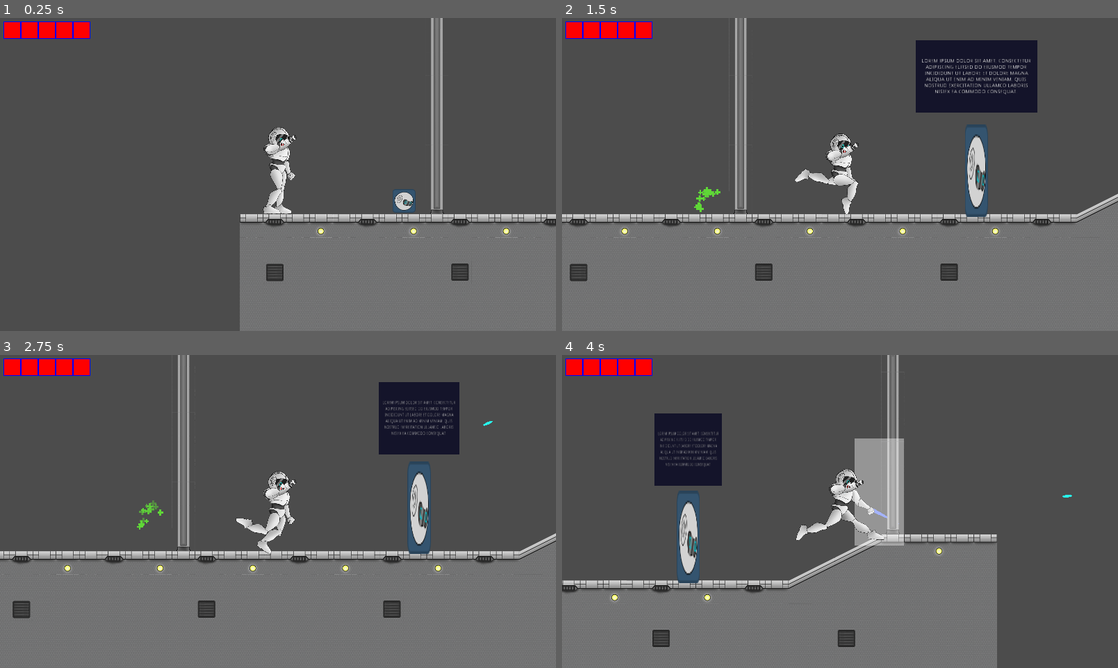
Above: before the commit, frames 1-4 (two rows, left to right).
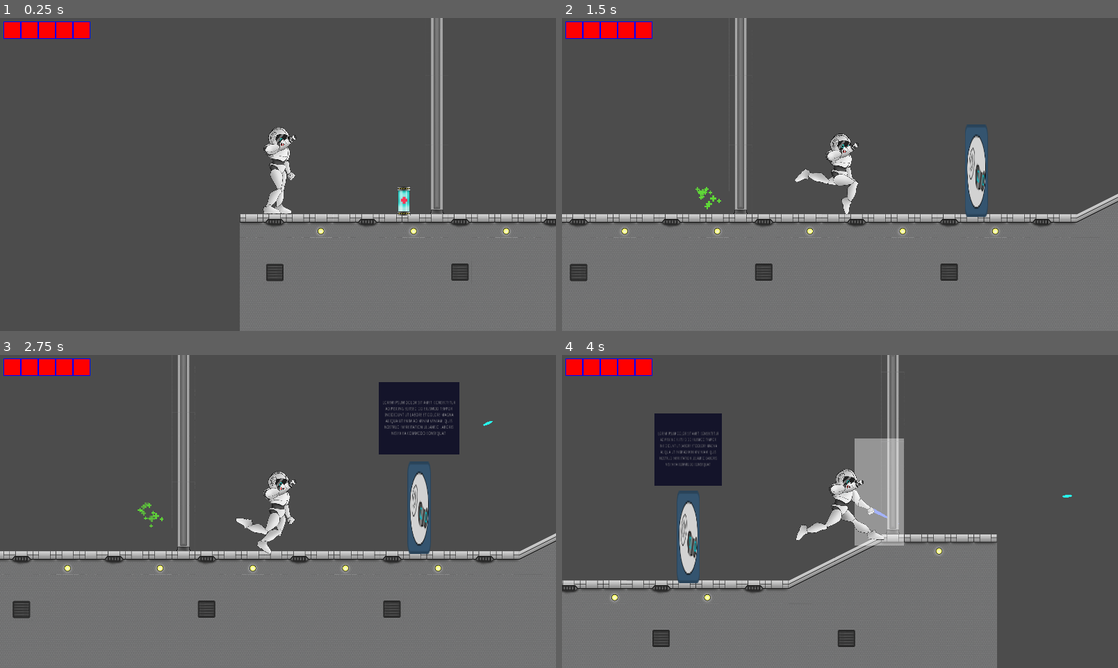
Above: after the commit, the same moments.

Repository: KurzweilTV/AssemblyJam
Game: Godot game, scene res://Maps/Factory.tscn
Same seed, same stepped clock (60 frames per second), same inputs: the game is played once before the commit and once after it. The project has no main scene, so this scene is started directly.
Inputs (mouse positions are in pixels of both pictures, inside the frame that each line leads up to):
- Up to frame 1 (0.25 s): no input
- Up to frame 2 (1.5 s): tap Enter (ui_accept) at 0.5, 0.77 s; move the mouse to (962, 158) at 0.52 s; press the mouse at (962, 158) at 0.53 s; hold Right (ui_right) from 0.53 s (still down); move the mouse to (728, 190) at 1.27 s; release the mouse at (728, 190) at 1.28 s; click (728, 190) at 1.35 s
- Up to frame 3 (2.75 s): tap Enter (ui_accept) at 1.52 s; move the mouse to (333, 442) at 2.02 s; release Right (ui_right) at 2.03 s; press the mouse at (333, 442) at 2.03 s; hold Left (ui_left) from 2.03 s (still down)
- Up to frame 4 (4 s): move the mouse to (812, 574) at 2.77 s; release Left (ui_left) at 2.78 s; release the mouse at (812, 574) at 2.78 s; hold Right (ui_right) from 2.78 s (still down); click (812, 574) at 2.85 s; tap Enter (ui_accept) at 3.02, 3.77 s; move the mouse to (1006, 558) at 3.52 s; press the mouse at (1006, 558) at 3.53 s

The runs differ from the first frame. In frame 1, 0.3% of the frame differs, in the area x 70-75%, y 54-64%; in frame 2, 4.9%, in the area x 23-86%, y 7-62%; in frame 3, 0.2%; in frame 4, nothing differs.

Commit message:
Health Pickup Art
Adds health pickup art and story terminal tweaks

Diff:
--- a/Actors/Pickup.tscn
+++ b/Actors/Pickup.tscn
@@ -1,11 +1,11 @@
 [gd_scene load_steps=6 format=2]
 
-[ext_resource path="res://icon.png" type="Texture" id=1]
+[ext_resource path="res://Art/health-battery.png" type="Texture" id=1]
 [ext_resource path="res://Actors/Pickup.gd" type="Script" id=2]
 [ext_resource path="res://Art/Prototyping/heal.png" type="Texture" id=3]
 
 [sub_resource type="RectangleShape2D" id=1]
-extents = Vector2( 33, 32 )
+extents = Vector2( 19, 40 )
 
 [sub_resource type="Gradient" id=2]
 offsets = PoolRealArray( 0.0206186, 0.721649, 0.984536 )
--- a/Actors/StoryTerminal.tscn
+++ b/Actors/StoryTerminal.tscn
@@ -4,7 +4,7 @@
 [ext_resource path="res://Actors/StoryTerminal.gd" type="Script" id=2]
 
 [sub_resource type="RectangleShape2D" id=1]
-extents = Vector2( 256, 47.5 )
+extents = Vector2( 256, 39.5 )
 
 [sub_resource type="Animation" id=2]
 resource_name = "Open"
@@ -72,7 +72,7 @@
 texture = ExtResource( 1 )
 
 [node name="CollisionShape2D" type="CollisionShape2D" parent="."]
-position = Vector2( 0, -47.5 )
+position = Vector2( 0, -152 )
 shape = SubResource( 1 )
 
 [node name="StoryUI" type="Control" parent="."]
--- a/Maps/Factory.tscn
+++ b/Maps/Factory.tscn
@@ -9,8 +9,8 @@
 
 [node name="TileMap" type="TileMap" parent="."]
 tile_set = ExtResource( 2 )
-collision_layer = 3
-collision_mask = 3
+collision_layer = 2
+collision_mask = 2
 format = 1
 tile_data = PoolIntArray( -65537, 0, 0, 27, 1610612736, 196609, 65544, 1610612736, 196609, 65563, 0, 131073, 131080, 0, …(5753 unchanged characters)…
 
Binary file added: Art/health-battery.png
Not shown, added: Art/health-battery.png.import
